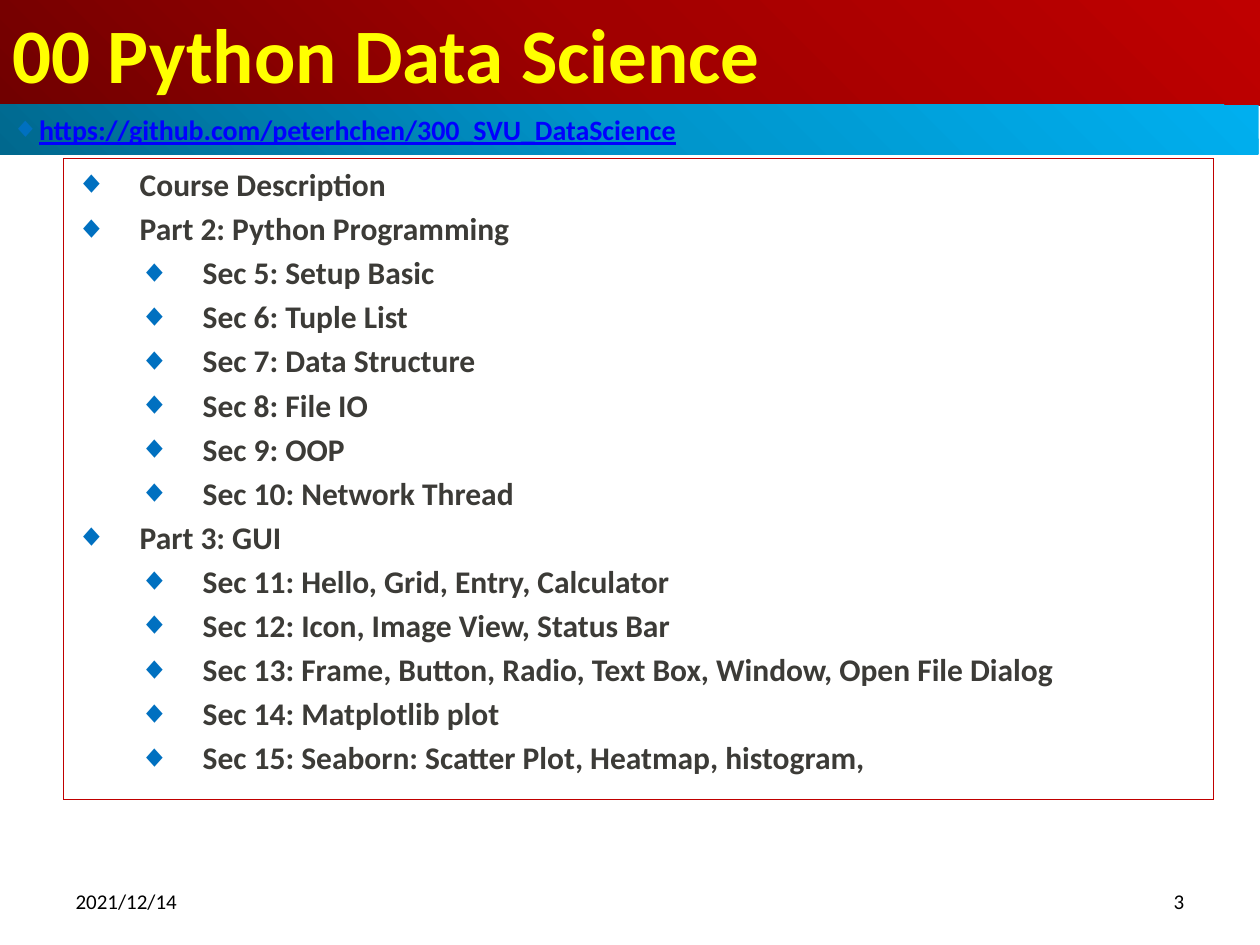
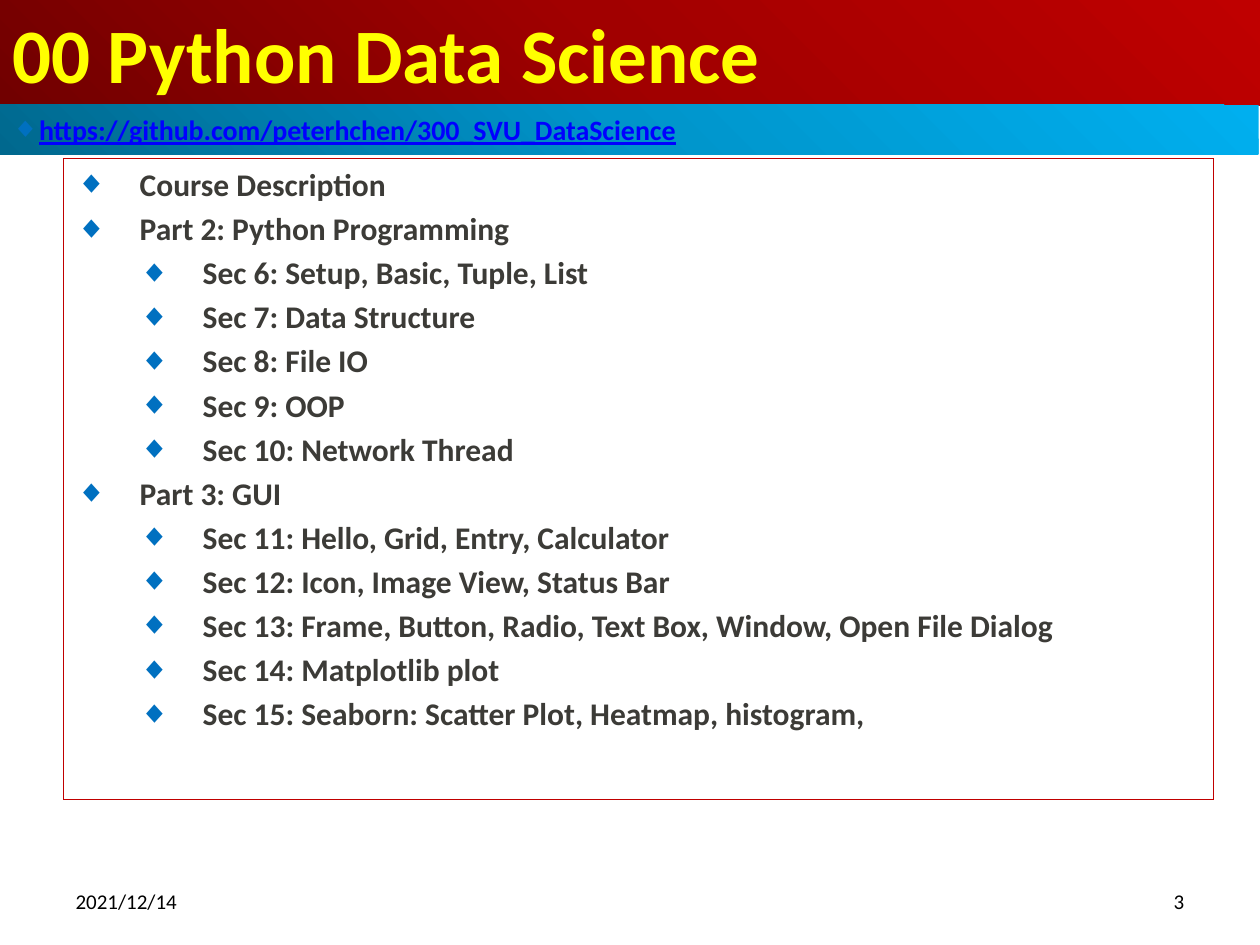
Before and after one commit to peterhchen/650_DockerPythonGUI, a slide deck: slide 3 of 00_PythonGuiDocker_Syllabus.pptx. Drawn at 1260x945 pixels with LibreOffice and Linux fonts; fonts in the diff are those of the drawing. Boxes give left, top, right and bottom in pixels: in the first picture for what was removed or moved away, otherwise in the second. Text is boxed around its words. In the diff, an @@ line names an element or a change of style, - is before the commit and + after.

```diff
--- a/00_PythonGuiDocker_Syllabus.pptx
+++ b/00_PythonGuiDocker_Syllabus.pptx
@@ subtitle at (203, 262, 588, 289): text changed @@
-  ◆ Sec 5: Setup Basic
-  ◆ Sec 6: Tuple List
+  ◆ Sec 6: Setup, Basic, Tuple, List
```
Also in this commit, not shown: 1 other slide changed.
